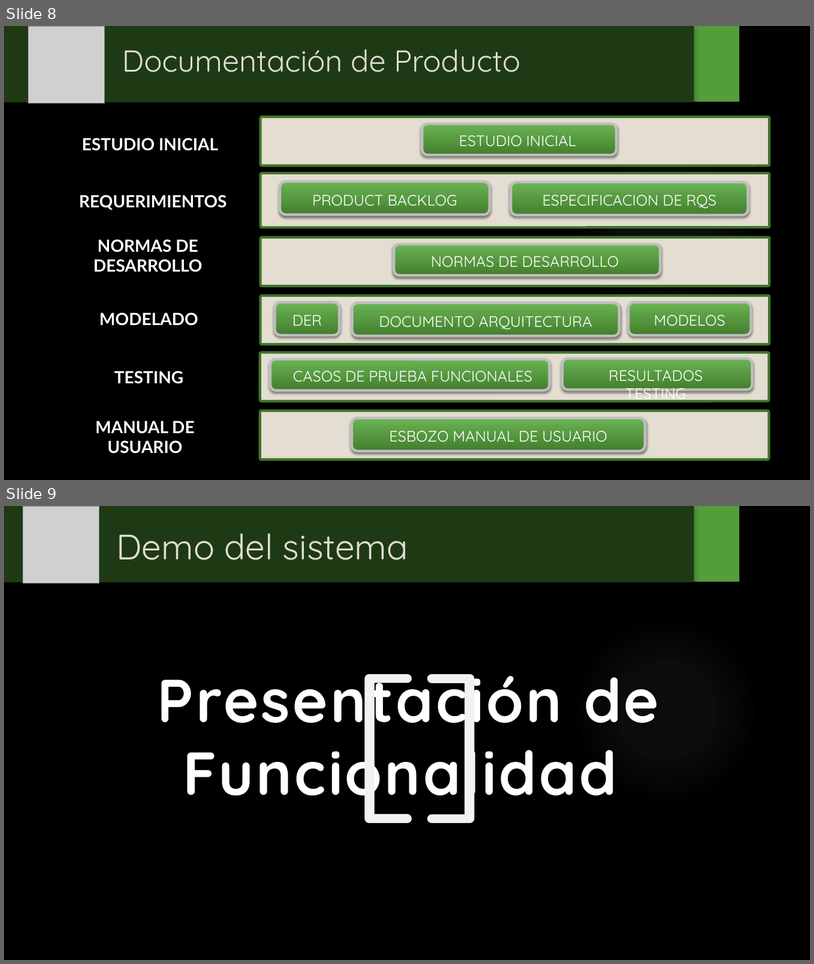
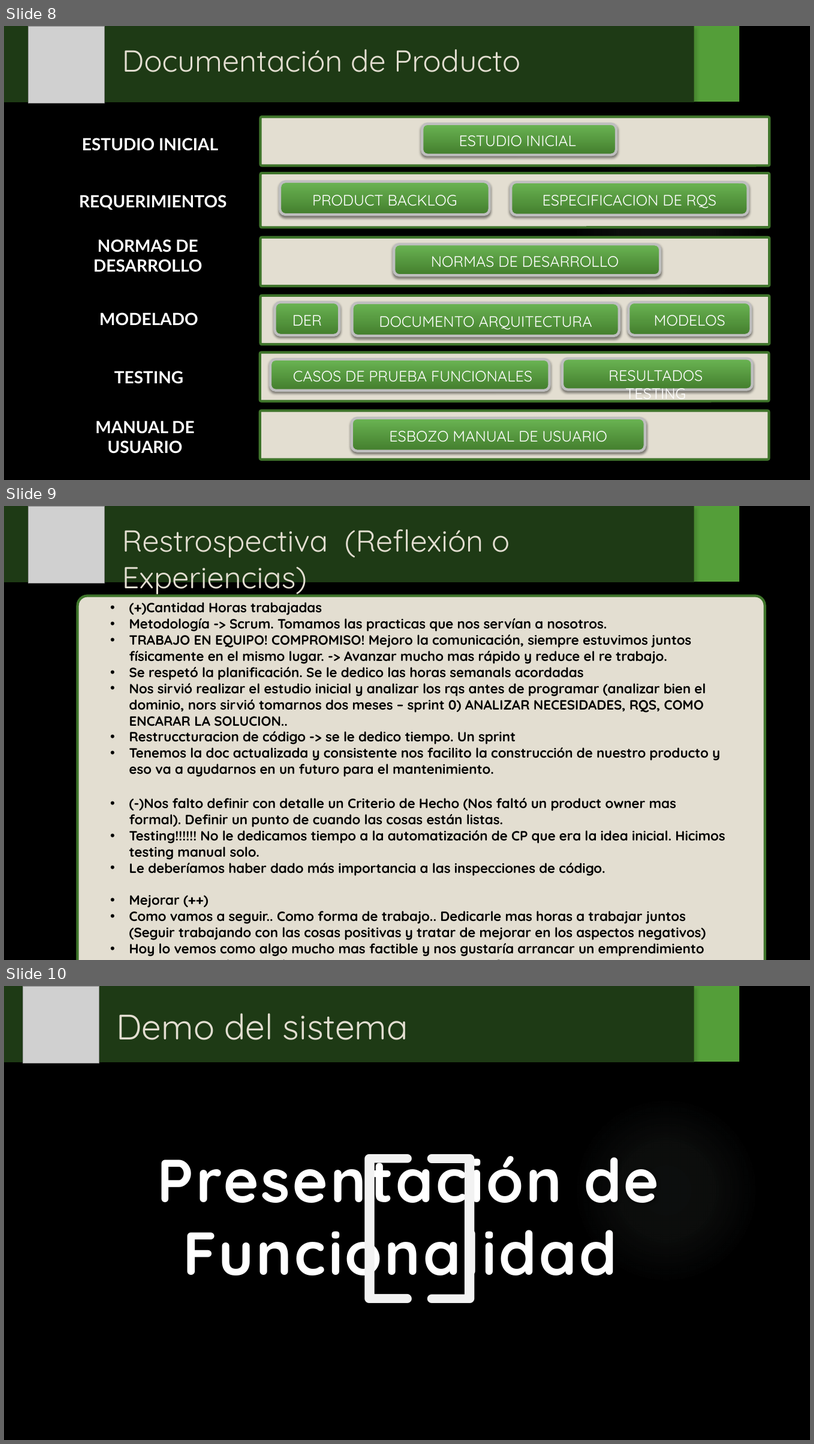
Before and after one commit to fallemand/quegolazo, a slide deck: Documentacion/Presentación Regularidad/Presentación Regularidad.pptx. Shown one above the other, each under a label of ours: slides 8 and 9 before the commit, slides 8, 9 and 10 after it. The pictures are 814x964 and 814x1444 pixels, drawn with LibreOffice and Linux fonts; fonts in the diff are those of the drawing; grey boxes stand for pictures; background and template pictures are left out. Boxes give left, top, right and bottom in pixels: in the first picture for what was removed or moved away, otherwise in the second. Text is boxed around its words. In the diff, an @@ line names an element or a change of style, - is before the commit and + after.

```diff
--- a/Documentacion/Presentación Regularidad/Presentación Regularidad.pptx
+++ b/Documentacion/Presentación Regularidad/Presentación Regularidad.pptx
@@ slide 9 added at box(4, 506, 810, 960), background picture (left out); not listed: 1 template element that a slide beside it also shows @@
@@ rectangle added at box(4, 506, 695, 582), fill #549E39 at 37% opacity @@
@@ picture added at box(28, 506, 104, 583) @@
@@ title added at box(122, 529, 510, 597), 36 pt, text #E3DED1 @@
+Restrospectiva (Reflexión o Experiencias)
@@ rounded rectangle added at box(78, 595, 765, 960), fill #E3DED1, outline #3E752A 3 pt @@
@@ text added at box(129, 602, 725, 956), 16 pt, text #000000, bold @@
+• (+)Cantidad Horas trabajadas
+• Metodología -> Scrum. Tomamos las practicas que nos servían a nosotros.
+• TRABAJO EN EQUIPO! COMPROMISO! Mejoro la comunicación, siempre estuvimos juntos físicamente en el mismo lugar. -> Avanzar mucho mas rápido y reduce el re trabajo.
+• Se respetó la planificación. Se le dedico las horas semanals acordadas
+• Nos sirvió realizar el estudio inicial y analizar los rqs antes de programar (analizar bien el dominio, nors sirvió tomarnos dos meses – sprint 0) ANALIZAR NECESIDADES, RQS, COMO ENCARAR LA SOLUCION..
+• Restruccturacion de código -> se le dedico tiempo. Un sprint
+• Tenemos la doc actualizada y consistente nos facilito la construcción de nuestro producto y eso va a ayudarnos en un futuro para el mantenimiento.
+• (-)Nos falto definir con detalle un Criterio de Hecho (Nos faltó un product owner mas formal). Definir un punto de cuando las cosas están listas.
+• Testing!!!!!! No le dedicamos tiempo a la automatización de CP que era la idea inicial. Hicimos testing manual solo.
+• Le deberíamos haber dado más importancia a las inspecciones de código.
+• Mejorar (++)
+• Como vamos a seguir.. Como forma de trabajo.. Dedicarle mas horas a trabajar juntos (Seguir trabajando con las cosas positivas y tratar de mejorar en los aspectos negativos)
+• Hoy lo vemos como algo mucho mas factible y nos gustaría arrancar un emprendimiento propio y por tal motivo hicimos un PLAN DE NEGOCIO!!!! (fACU)
@@ what was slide 9 is now slide 10 @@
```
Also in this commit, not shown: 1 slide changed.
